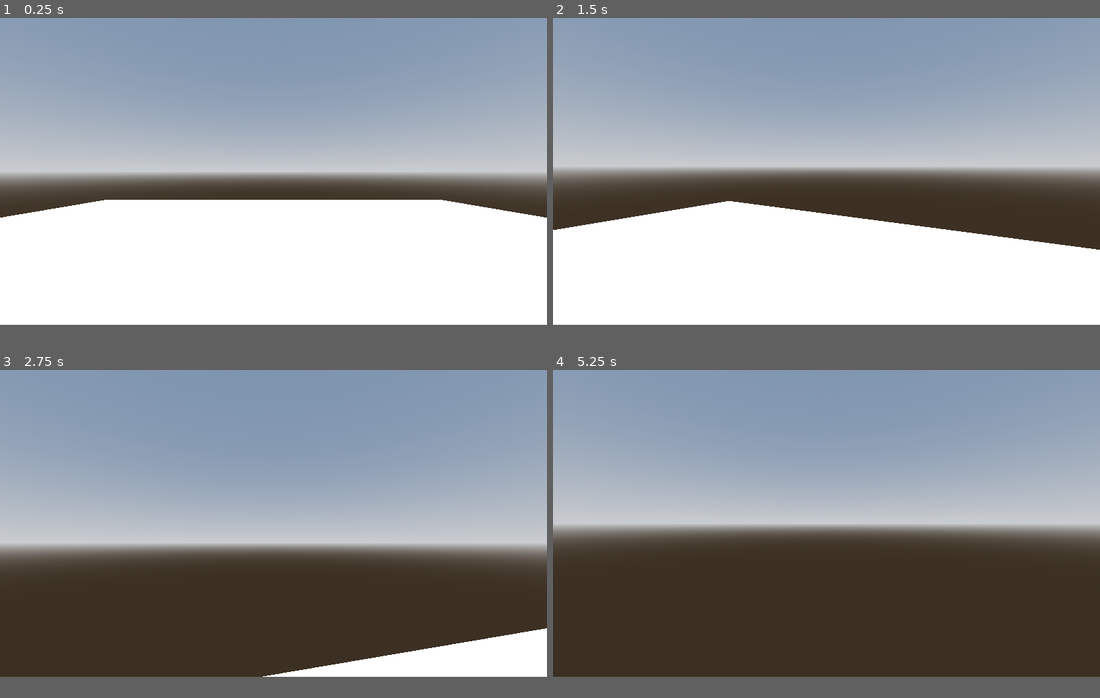
Above: before the commit, frames 1-4 (two rows, left to right).
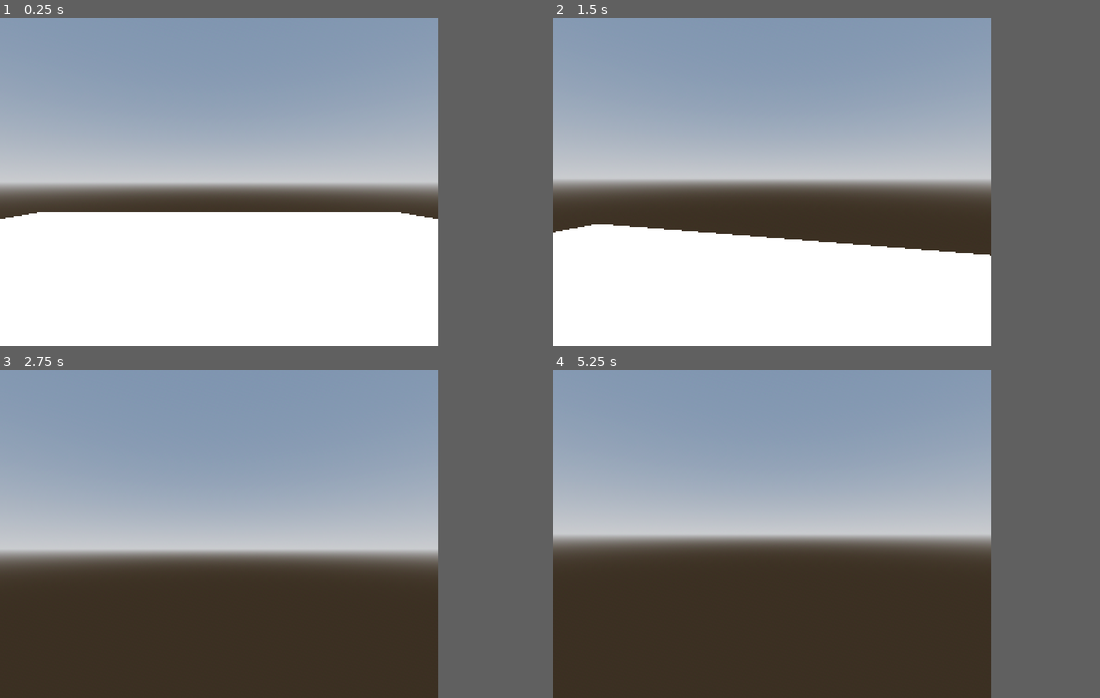
Above: after the commit, the same moments.

Repository: lognasmeow/GunMouth
Game: Godot game, scene res://Levels/Intro Crime Scene/Level_IntroCrimeScene.tscn
The game is run twice, just before and just after one commit, with the same random seed, the same clock (stepped at 60 frames per second) and the same inputs.
Inputs (mouse positions are in pixels of both pictures, inside the frame that each line leads up to):
- Up to frame 1 (0.25 s): no input
- Up to frame 2 (1.5 s): move the mouse to (853, 168) at 0.52 s; hold W (up) from 0.53 s (still down); tap Space (jump) at 0.77 s; move the mouse to (799, 172) at 1.27 s
- Up to frame 3 (2.75 s): keep holding W (up); tap Space (jump) at 1.52 s; move the mouse to (284, 517) at 2.02 s
- Up to frame 4 (5.25 s): keep holding W (up); move the mouse to (821, 527) at 2.77 s; tap Space (jump) at 3.02, 3.77, 4.25, 4.52 s; tap Enter at 3.5, 5 s; move the mouse to (864, 527) at 3.52 s; move the mouse to (782, 520) at 4.27 s; move the mouse to (831, 524) at 5.02 s
In our replay, the window is 799x449 before the commit and 640x480 after it. These sizes can differ from the game's own. Grey fills any space a smaller window leaves; there, only what the larger window draws over its background counts as a difference.

The runs differ from the first frame. In frame 1, 20% of the frame differs, in the area x 0-100%, y 0-62%; in frame 2, 25%, in the area x 0-100%, y 0-73%; in frame 3, 22%; in frame 4, 16%.

Commit message:
change resolution

Diff:
--- a/gun-mouth/Player/player.gd
+++ b/gun-mouth/Player/player.gd
@@ -4,7 +4,7 @@
 const SPEED = 5.0
 const JUMP_VELOCITY = 4.5
 
-@export var mouseSensitivity := 0.5
+@export var mouseSensitivity := 1.0
 var rotation_x := 0.0
 var rotation_y := 0.0
 
--- a/gun-mouth/project.godot
+++ b/gun-mouth/project.godot
@@ -14,6 +14,13 @@
 run/main_scene="uid://b7xy0m4kstakv"
 config/features=PackedStringArray("4.6", "Forward Plus")
 config/icon="res://icon.svg"
+
+[display]
+
+window/size/viewport_width=320
+window/size/viewport_height=240
+window/size/mode=3
+window/stretch/mode="viewport"
 
 [input]
 
